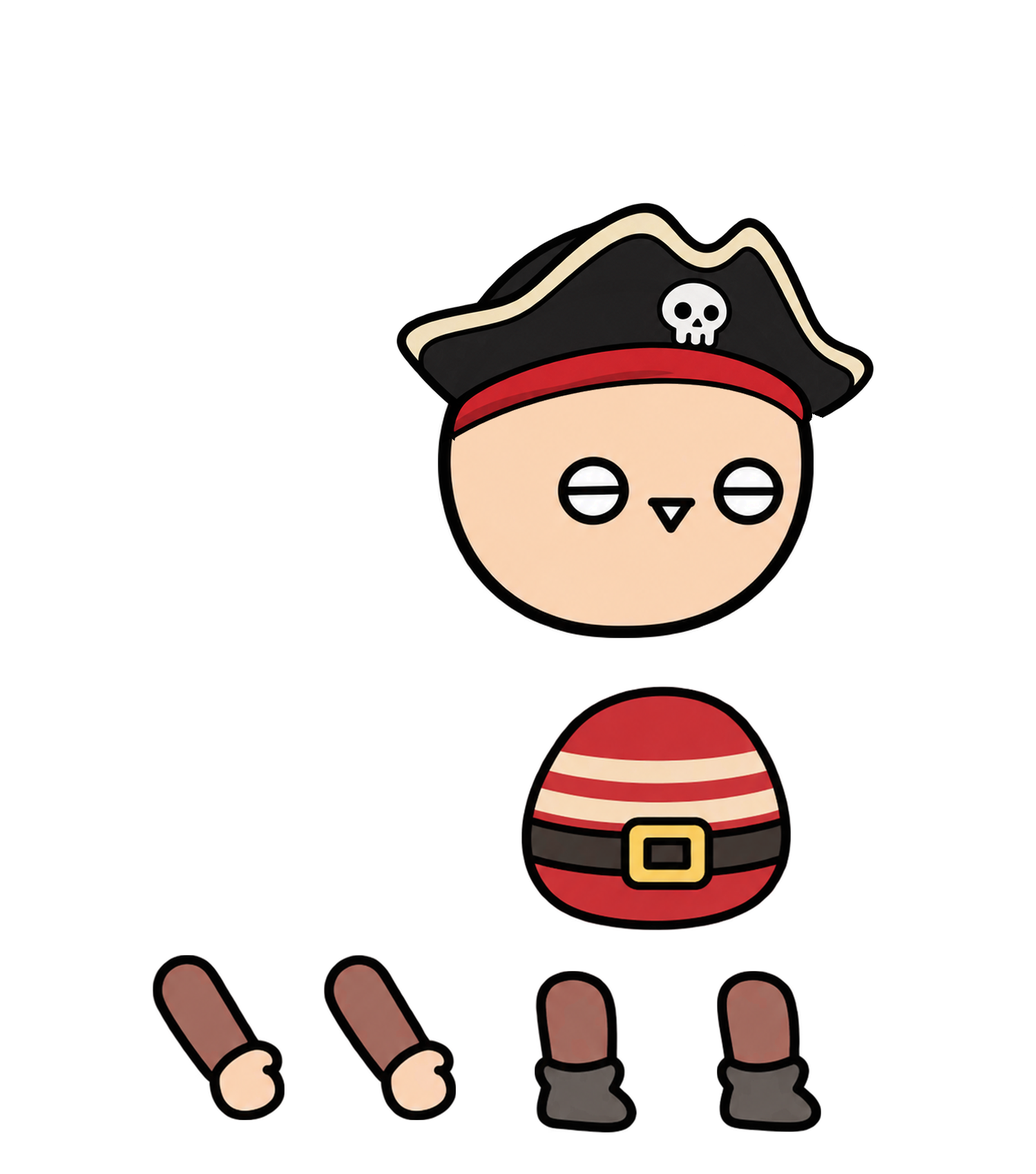
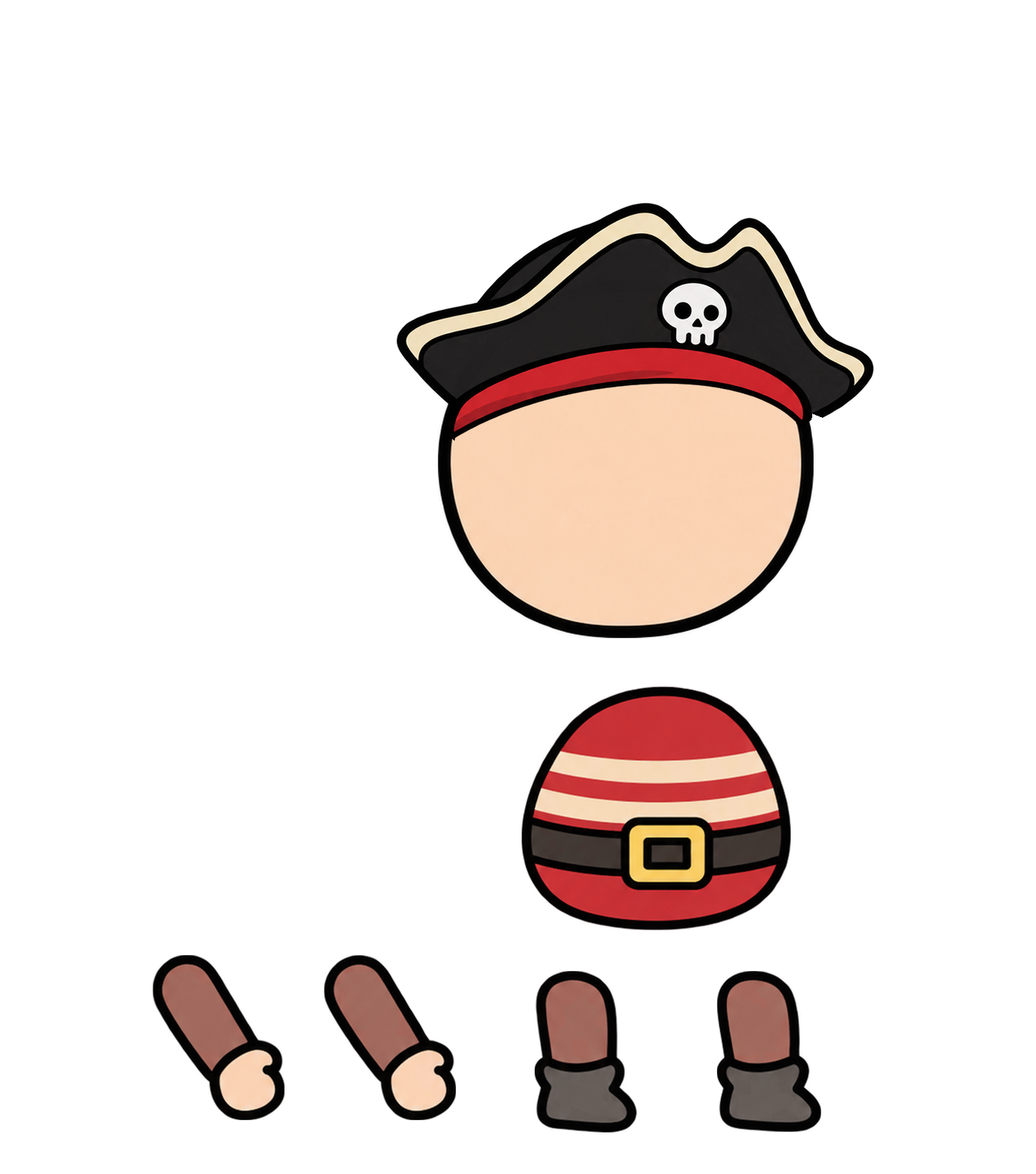
The second 1036px x 1174px image is a revision of the first. Changes to its layers:
painted on "머리" over 549, 442, 801, 553
